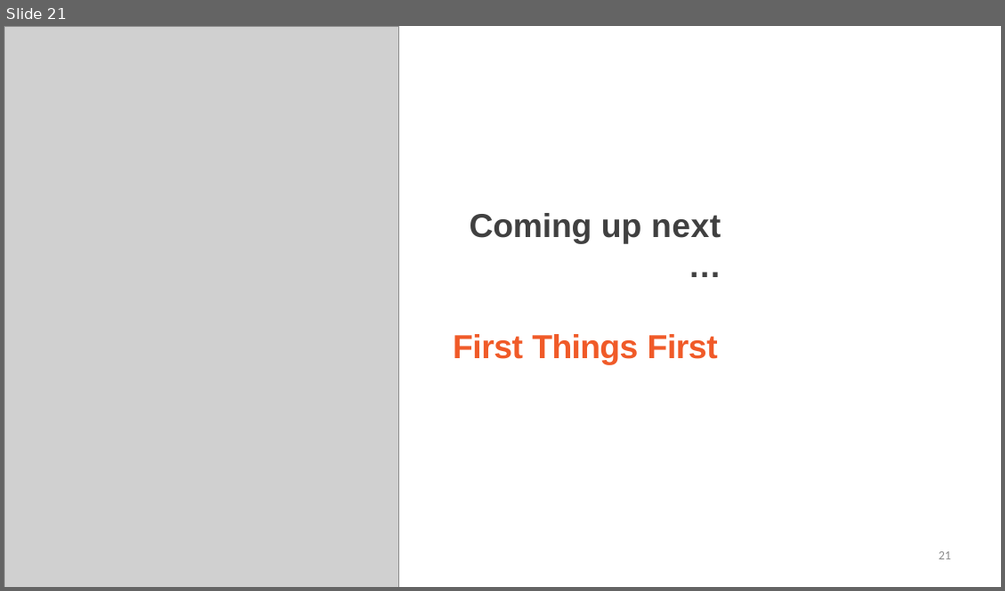
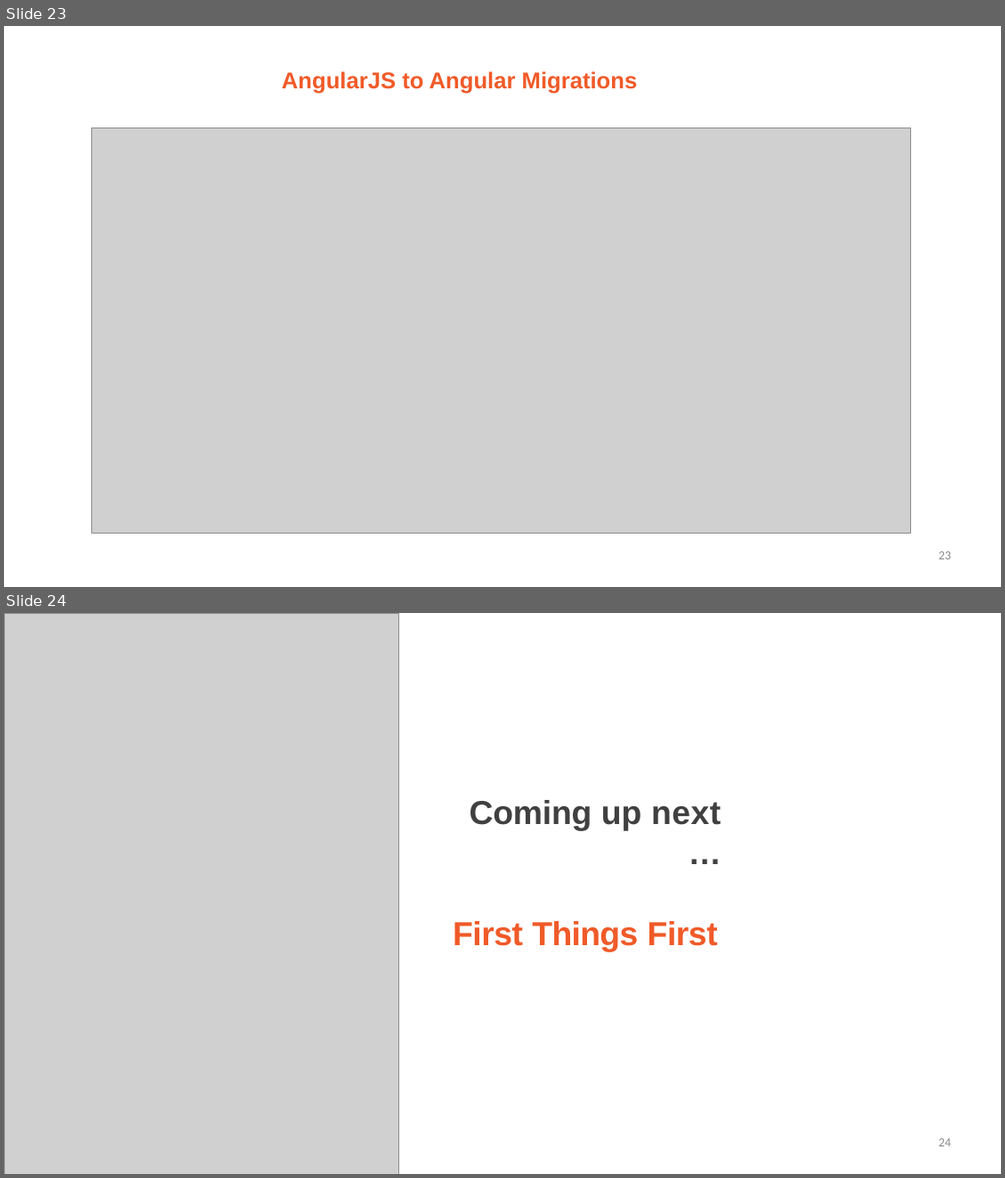
Before and after one commit to StevenJoseph19/DXC-FSD, a slide deck: 4. UI/Day 32/Slides/2. Introduction/introduction-slides.pptx. Shown one above the other, each under a label of ours: slide 21 before the commit, slides 23 and 24 after it. The pictures are 1005x591 and 1005x1178 pixels, drawn with LibreOffice and Linux fonts; fonts in the diff are those of the drawing; grey boxes stand for pictures. Boxes give left, top, right and bottom in pixels: in the first picture for what was removed or moved away, otherwise in the second. Text is boxed around its words. In the diff, an @@ line names an element or a change of style, - is before the commit and + after.

```diff
--- a/4. UI/Day 32/Slides/2. Introduction/introduction-slides.pptx
+++ b/4. UI/Day 32/Slides/2. Introduction/introduction-slides.pptx
@@ slide 23 added at (x1=4, y1=26, x2=1001, y2=587), background #FFFFFF @@
@@ title added at (x1=282, y1=71, x2=638, y2=94), 33 pt, text #F05A28, bold @@
+AngularJS to Angular Migrations
@@ picture added at (x1=91, y1=127, x2=911, y2=533) @@
@@ page number added at (x1=938, y1=551, x2=951, y2=559), 18 pt, text #8C8C8C @@
+23
@@ what was slide 21 is now slide 24 @@
@@ page number at (x1=938, y1=1138, x2=951, y2=1146): text changed @@
-21
+24
```
Also in this commit, not shown: 2 other slides added, 59 other files.
